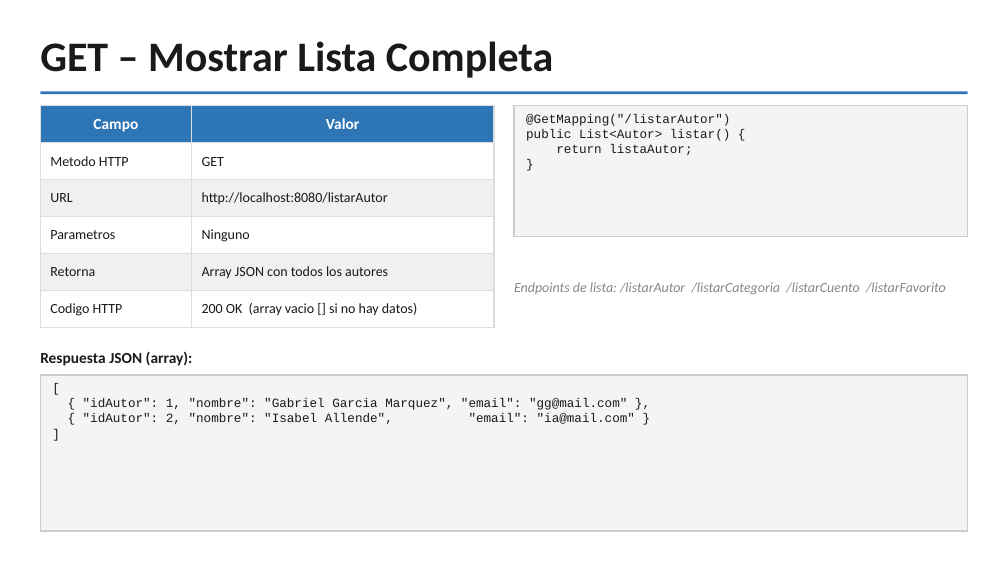
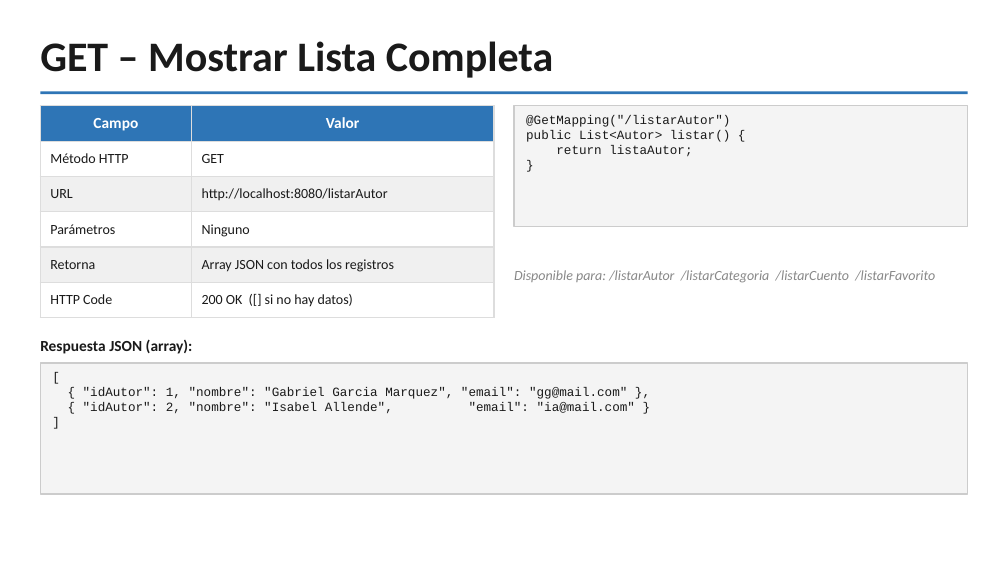
Before and after one commit to Mora1812/Metodologia_BookMora_Proyecto, a slide deck: slide 11 of BookMora_Presentacion.pptx. Drawn at 1008x567 pixels with LibreOffice and Linux fonts; fonts in the diff are those of the drawing. Boxes give left, top, right and bottom in pixels: in the first picture for what was removed or moved away, otherwise in the second. Text is boxed around its words. In the diff, an @@ line names an element or a change of style, - is before the commit and + after.

```diff
--- a/BookMora_Presentacion.pptx
+++ b/BookMora_Presentacion.pptx
@@ table at (40, 106, 494, 318) @@
-row 2, column 1: Metodo HTTP
+row 2, column 1: Método HTTP
-row 4, column 1: Parametros
+row 4, column 1: Parámetros
-row 5, column 2: Array JSON con todos los autores
+row 5, column 2: Array JSON con todos los registros
-row 6, column 1: Codigo HTTP
+row 6, column 1: HTTP Code
-row 6, column 2: 200 OK (array vacio [] si no hay datos)
+row 6, column 2: 200 OK ([] si no hay datos)
@@ rectangle: place and size @@
-rectangle at (514, 106, 968, 237)
+rectangle at (514, 106, 968, 227)
@@ text at (514, 270, 935, 283): text changed @@
-Endpoints de lista: /listarAutor /listarCategoria /listarCuento /listarFavorito
+Disponible para: /listarAutor /listarCategoria /listarCuento /listarFavorito
@@ text "Respuesta JSON (array):": place and size @@
-text "Respuesta JSON (array):" at (40, 351, 193, 366)
+text "Respuesta JSON (array):" at (40, 339, 193, 354)
@@ rectangle: place and size @@
-rectangle at (40, 375, 968, 531)
+rectangle at (40, 363, 968, 494)
@@ text "[": place and size @@
-text "[" at (83, 398, 635, 424)
+text "[" at (83, 387, 635, 413)
```
Also in this commit, not shown: 11 other slides changed, 2 slides added, 2 slides removed, 7 other files.
